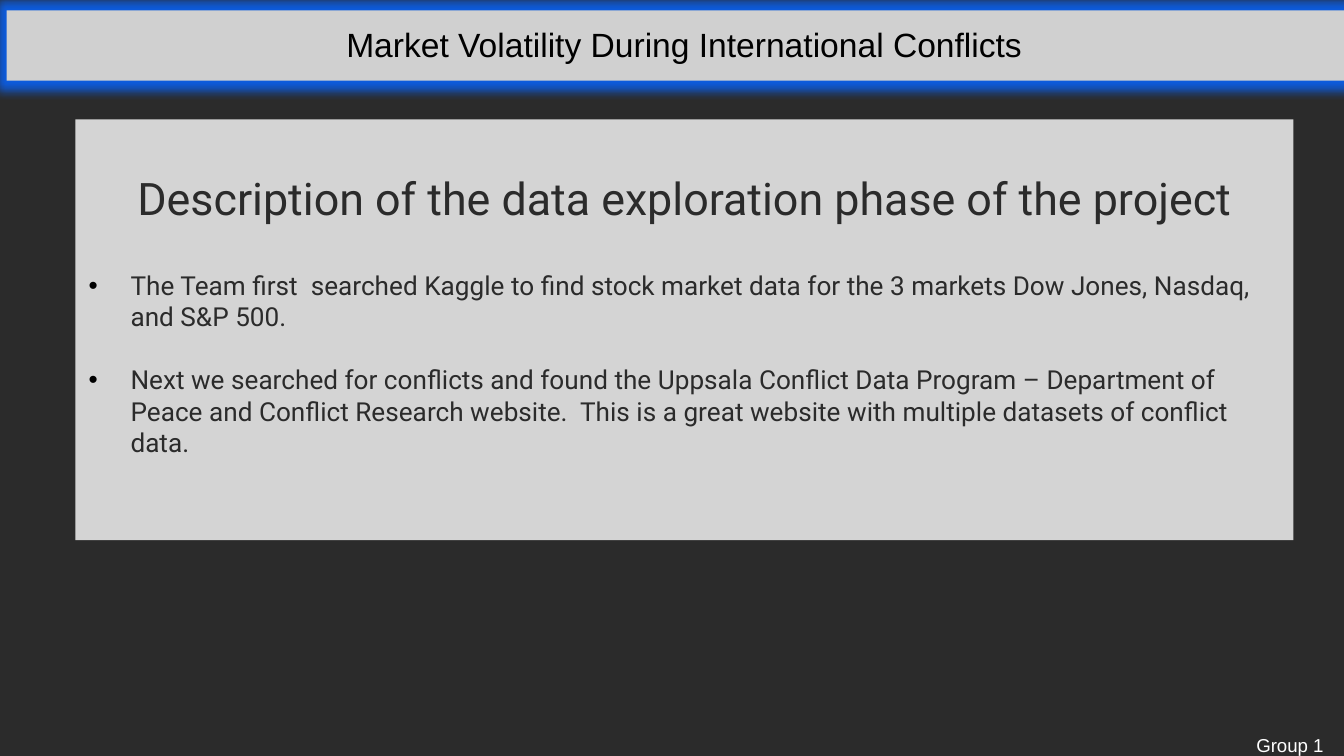
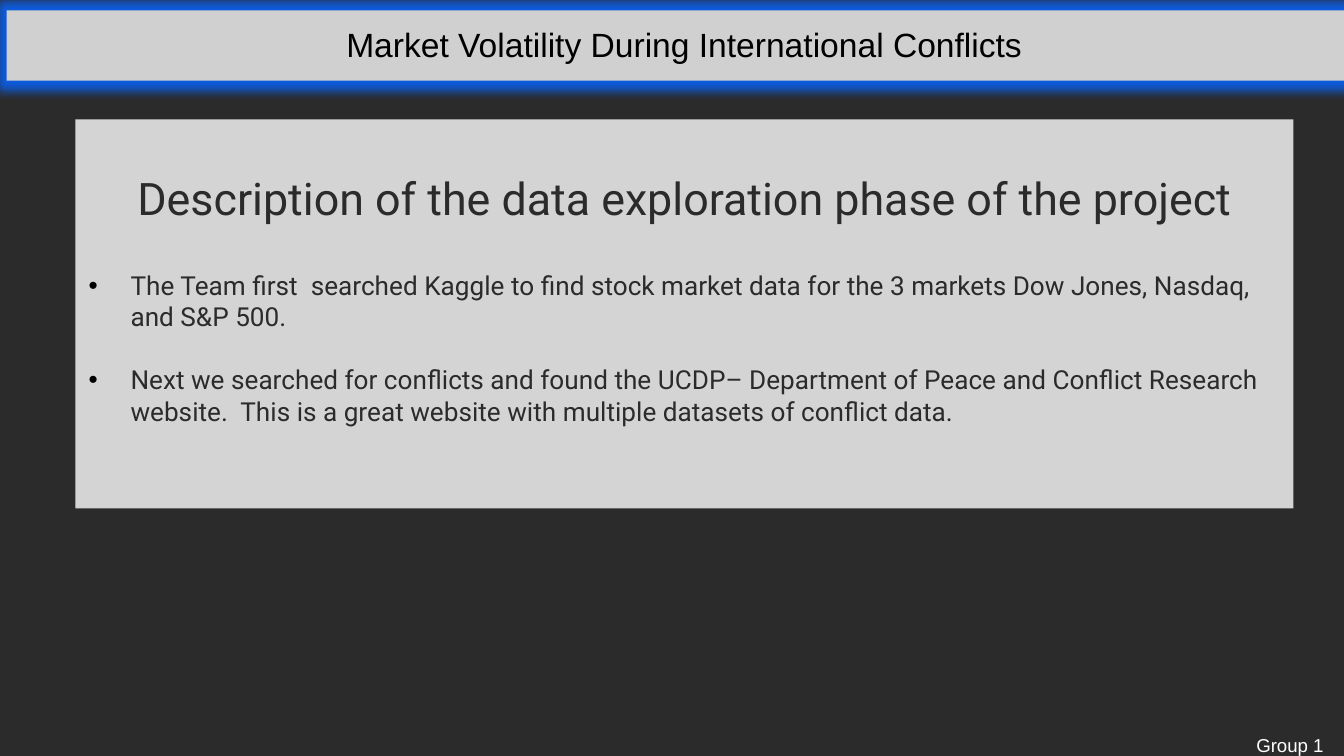
Before and after one commit to THeath15/Team1--Project, a slide deck: slide 4 of Group1 presentation revised 3.pptx. Drawn at 1344x756 pixels with LibreOffice and Linux fonts; fonts in the diff are those of the drawing; grey boxes stand for pictures; background and template pictures are left out; a plain dark background stands for a picture behind light text. Boxes give left, top, right and bottom in pixels: in the first picture for what was removed or moved away, otherwise in the second. Text is boxed around its words. In the diff, an @@ line names an element or a change of style, - is before the commit and + after.

```diff
--- a/Group1 presentation revised 3.pptx
+++ b/Group1 presentation revised 3.pptx
@@ rectangle "Description of the data exploration ..." resized from (x1=75, y1=120, x2=1293, y2=540) to (x1=75, y1=120, x2=1293, y2=508) @@
@@ text in rectangle at (x1=131, y1=369, x2=1257, y2=427): text changed @@
-• Next we searched for conflicts and found the Uppsala Conflict Data Program – Department of Peace and Conflict Research website. This is a great website with multiple datasets of conflict data.
+• Next we searched for conflicts and found the UCDP– Department of Peace and Conflict Research website. This is a great website with multiple datasets of conflict data.
```
Also in this commit, not shown: 7 other slides changed.
